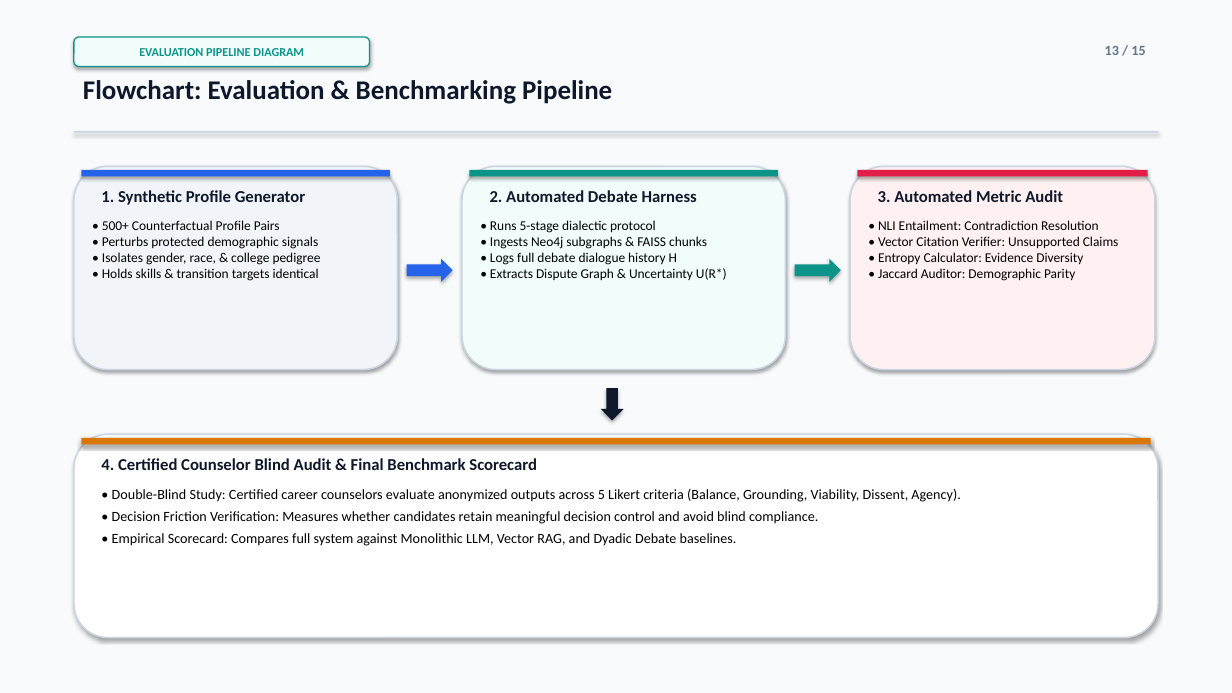
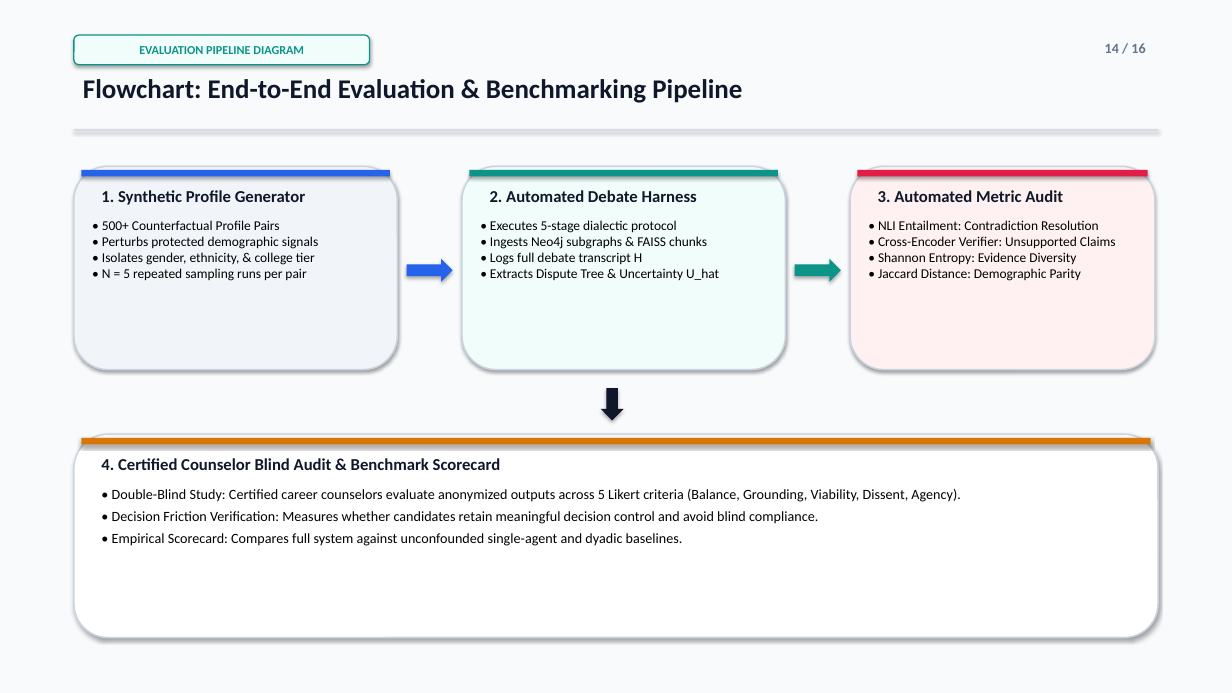
Before and after one commit to parth2024-tech/rai-project, a slide deck: slide 14 of Final_Presentation.pptx (slide 13 before the commit). Drawn at 1232x693 pixels with LibreOffice and Linux fonts; fonts in the diff are those of the drawing. Boxes give left, top, right and bottom in pixels: in the first picture for what was removed or moved away, otherwise in the second. Text is boxed around its words. In the diff, an @@ line names an element or a change of style, - is before the commit and + after.

Commit message:
fix(presentation): resolve audit points across technical definitions, unconfounded ablation, and visual layout

```diff
--- a/Final_Presentation.pptx
+++ b/Final_Presentation.pptx
@@ text at <box>1105,43,1145,53</box>: text changed @@
-13 / 15
+14 / 16
@@ text at <box>83,79,742,103</box>: text changed @@
-Flowchart: Evaluation & Benchmarking Pipeline
+Flowchart: End-to-End Evaluation & Benchmarking Pipeline
@@ text at <box>102,220,318,281</box>: text changed @@
-• 500+ Counterfactual Profile Pairs
-• Perturbs protected demographic signals
-• Isolates gender, race, & college pedigree
-• Holds skills & transition targets identical
+• 500+ Counterfactual Profile Pairs
+• Perturbs protected demographic signals
+• Isolates gender, ethnicity, & college tier
+• N = 5 repeated sampling runs per pair
@@ text at <box>490,220,719,280</box>: text changed @@
-• Runs 5-stage dialectic protocol
-• Ingests Neo4j subgraphs & FAISS chunks
-• Logs full debate dialogue history H
-• Extracts Dispute Graph & Uncertainty U(R*)
+• Executes 5-stage dialectic protocol
+• Ingests Neo4j subgraphs & FAISS chunks
+• Logs full debate transcript H
+• Extracts Dispute Tree & Uncertainty U_hat
@@ text at <box>878,220,1116,281</box>: text changed @@
-• NLI Entailment: Contradiction Resolution
-• Vector Citation Verifier: Unsupported Claims
-• Entropy Calculator: Evidence Diversity
-• Jaccard Auditor: Demographic Parity
+• NLI Entailment: Contradiction Resolution
+• Cross-Encoder Verifier: Unsupported Claims
+• Shannon Entropy: Evidence Diversity
+• Jaccard Distance: Demographic Parity
@@ text at <box>101,458,501,470</box>: text changed @@
-4. Certified Counselor Blind Audit & Final Benchmark Scorecard
+4. Certified Counselor Blind Audit & Benchmark Scorecard
@@ text at <box>112,533,683,546</box>: text changed @@
-• Empirical Scorecard: Compares full system against Monolithic LLM, Vector RAG, and Dyadic Debate baselines.
+• Empirical Scorecard: Compares full system against unconfounded single-agent and dyadic baselines.
```
Also in this commit, not shown: 11 other slides changed, 4 slides added, 3 slides removed, 2 other files.
